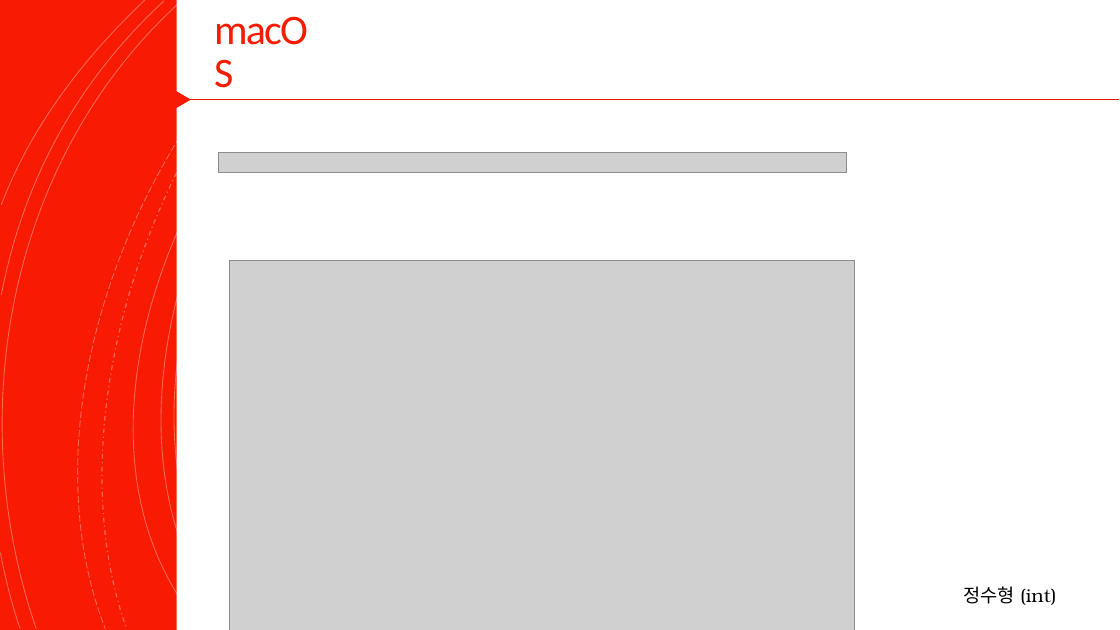
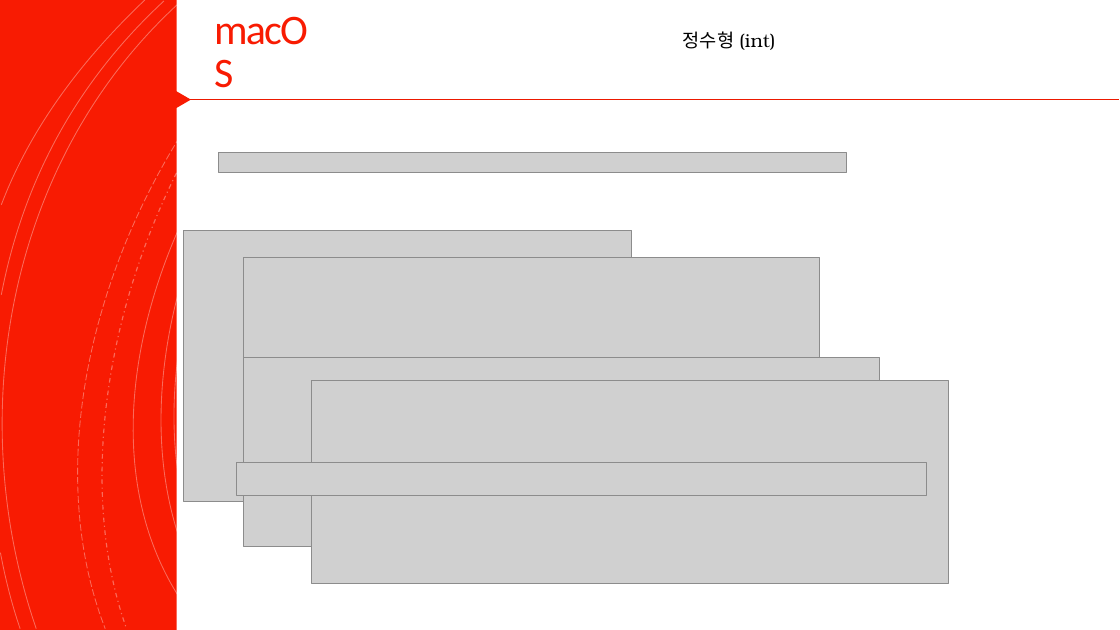
Before and after one commit to Valentine117/python_basic_class, a slide deck: slide 4 of ignoreme/sys모듈로 입력 인수 주기.pptx. Drawn at 1120x630 pixels with LibreOffice and Linux fonts; fonts in the diff are those of the drawing; grey boxes stand for pictures. Boxes give left, top, right and bottom in pixels: in the first picture for what was removed or moved away, otherwise in the second. Text is boxed around its words. In the diff, an @@ line names an element or a change of style, - is before the commit and + after.

Commit message:
나중에 지워야 됨

```diff
--- a/ignoreme/sys모듈로 입력 인수 주기.pptx
+++ b/ignoreme/sys모듈로 입력 인수 주기.pptx
@@ text "정수형 (int)": place and size @@
-text "정수형 (int)" at bbox=[964, 586, 1056, 605]
+text "정수형 (int)" at bbox=[683, 31, 775, 50]
@@ picture: place and size @@
-picture at bbox=[229, 260, 854, 630]
+picture at bbox=[184, 230, 632, 502]
@@ group added at bbox=[236, 257, 948, 584]: 4 pictures @@
```
